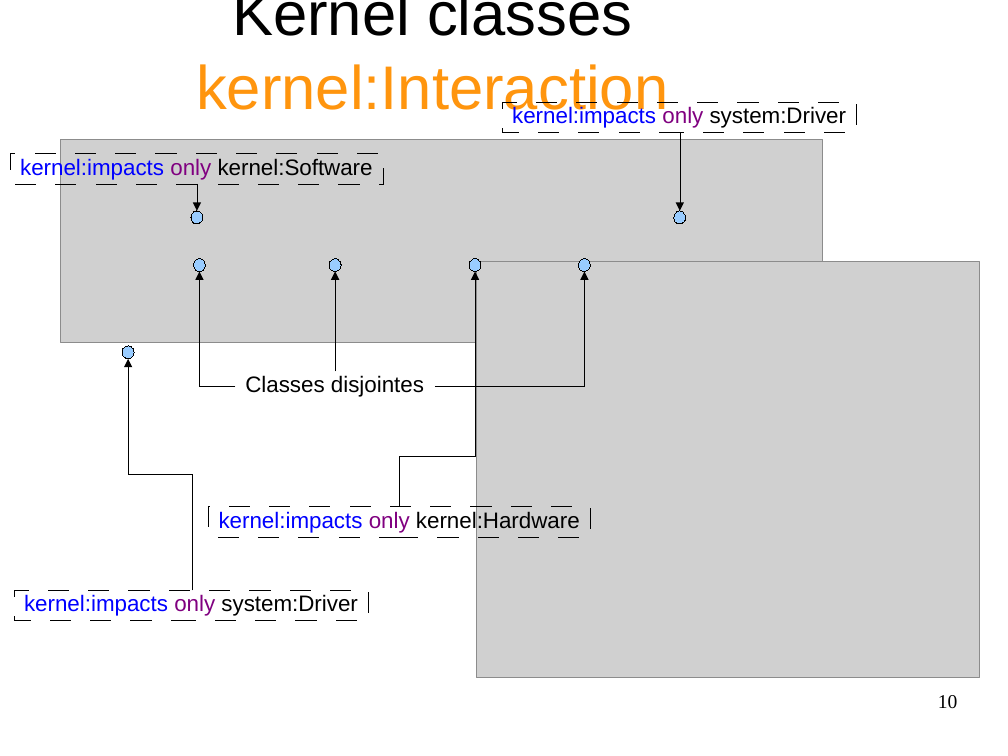
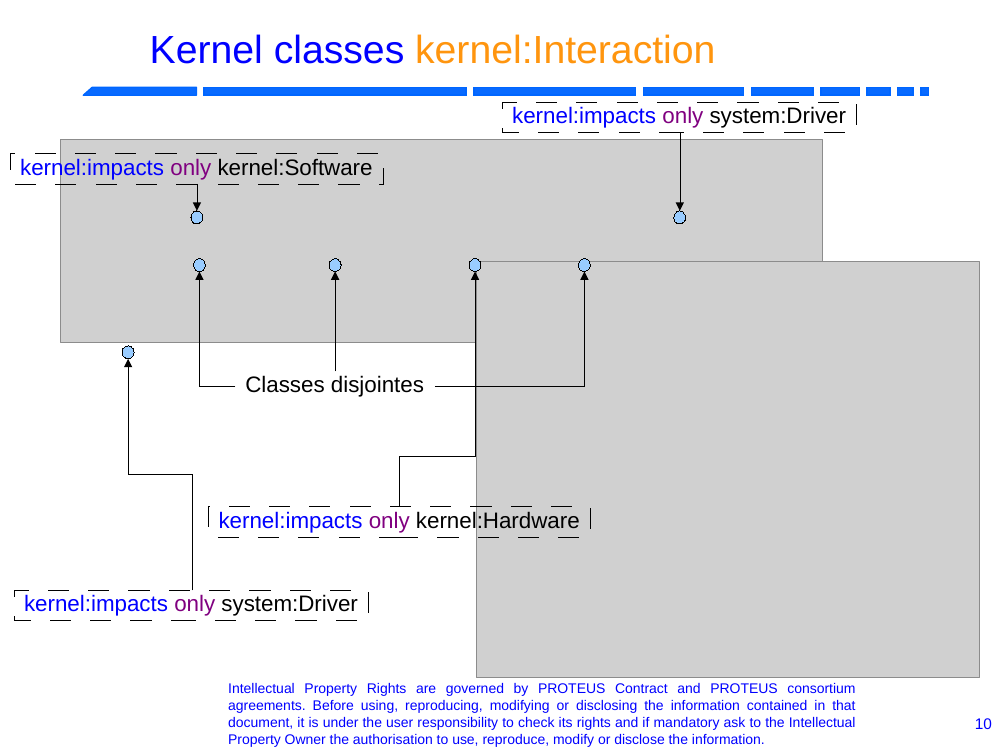
Before and after one commit to RobotML/RobotML, a slide deck: slide 10 of Ontologies/ORA/Meetings/20131103-IROS-Tokyo/R4.1.6-P5.9-ARoboticOntology.odp. Drawn at 1008x756 pixels with LibreOffice and Linux fonts; fonts in the diff are those of the drawing; grey boxes stand for pictures; background and template pictures are left out. Boxes give left, top, right and bottom in pixels: in the first picture for what was removed or moved away, otherwise in the second. Text is boxed around its words. In the diff, an @@ line names an element or a change of style, - is before the commit and + after.

```diff
--- a/Ontologies/ORA/Meetings/20131103-IROS-Tokyo/R4.1.6-P5.9-ARoboticOntology.odp
+++ b/Ontologies/ORA/Meetings/20131103-IROS-Tokyo/R4.1.6-P5.9-ARoboticOntology.odp
@@ title "Kernel classes kernel:Interaction": place and size @@
-title "Kernel classes kernel:Interaction" at [196, 0, 668, 120]
+title "Kernel classes kernel:Interaction" at [150, 34, 715, 64]
@@ title "Kernel classes kernel:Interaction" at [150, 34, 715, 64]: size 44 to 28 pt; text colour #000000 to #0000FF in "Kernel classes" @@
@@ group added at [84, 88, 929, 96]: 8 rectangles, 1 freeform shape @@
@@ text added at [228, 683, 856, 747], 10 pt, text #0000FF @@
+Intellectual Property Rights are governed by PROTEUS Contract and PROTEUS consortium agreements. Before using, reproducing, modifying or disclosing the information contained in that document, it is under the user responsibility to check its rights and if mandatory ask to the Intellectual Property Owner the authorisation to use, reproduce, modify or disclose the information.
@@ page number: place and size @@
-page number at [938, 695, 958, 709]
+page number at [975, 718, 992, 729]
@@ page number at [975, 718, 992, 729]: size 14 to 11 pt, font Times New Roman to Arial, text colour #000000 to #0000FF @@
```
Also in this commit, not shown: 20 other slides changed, 1 slide added, 1 slide removed, 5 other files.
